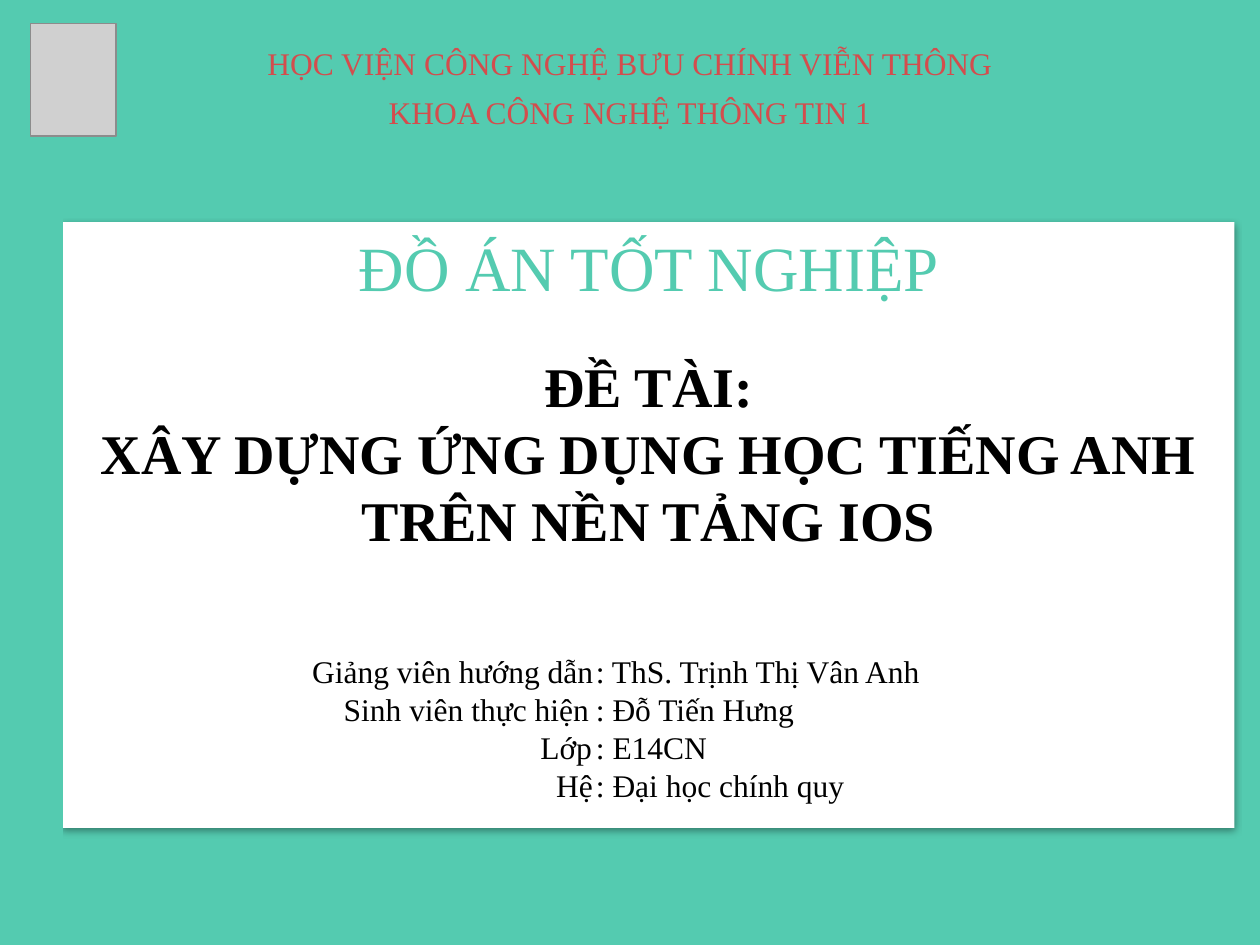
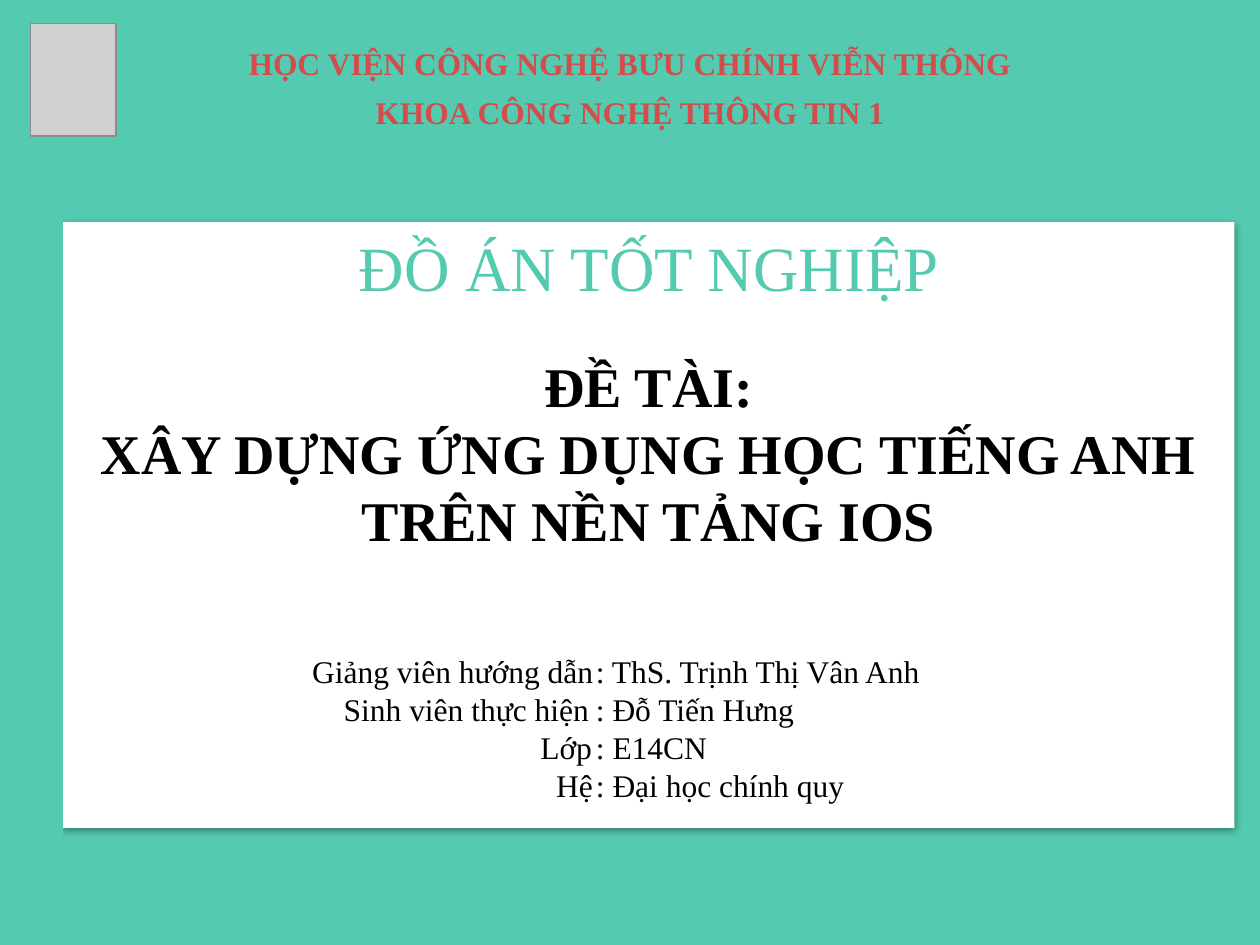
Before and after one commit to hung070996/DoAn, a slide deck: slide 1 of Englishor/Doc/DoAnPP.pptx. Drawn at 1260x945 pixels with LibreOffice and Linux fonts; fonts in the diff are those of the drawing; grey boxes stand for pictures. Boxes give left, top, right and bottom in pixels: in the first picture for what was removed or moved away, otherwise in the second. Text is boxed around its words. In the diff, an @@ line names an element or a change of style, - is before the commit and + after.

```diff
--- a/Englishor/Doc/DoAnPP.pptx
+++ b/Englishor/Doc/DoAnPP.pptx
@@ text "HỌC VIỆN CÔNG NGHỆ BƯU ..." at (249, 50, 1011, 81): bold on @@
@@ text "KHOA CÔNG NGHỆ THÔNG TIN ..." at (375, 99, 884, 130): bold on @@
```
Also in this commit, not shown: 3 other slides changed, 2 slides added, 2 other files.
